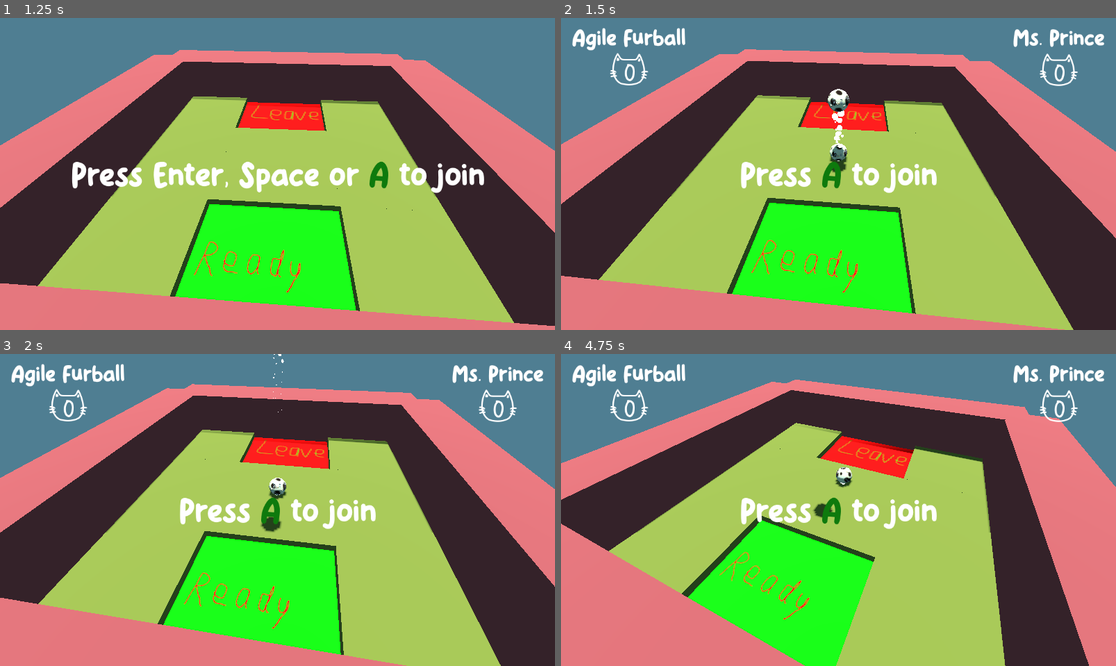
Above: before the commit, frames 1-4 (two rows, left to right).
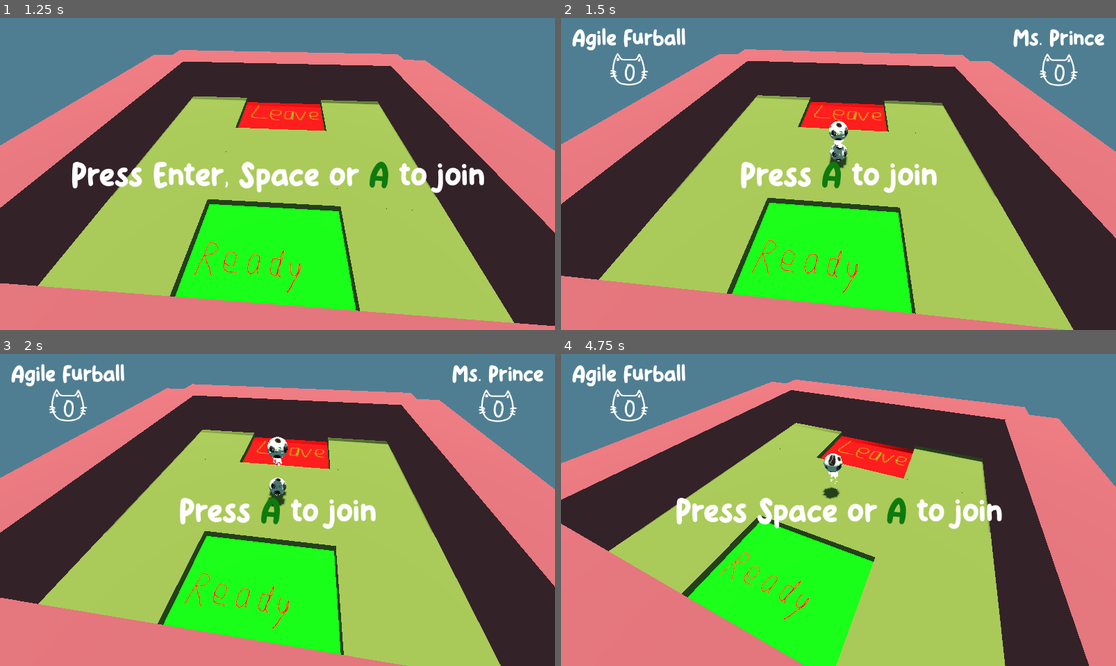
Above: after the commit, the same moments.

Repository: HedgeLizards/ggj24
Game: Godot game, scene res://scenes/start.tscn
The game is run twice, just before and just after one commit, with the same random seed, the same clock (stepped at 60 frames per second) and the same inputs.
Inputs (mouse positions are in pixels of both pictures, inside the frame that each line leads up to):
- Up to frame 1 (1.25 s): click "Play" at 0.5 s
- Up to frame 2 (1.5 s): tap Enter at 1.25 s; move the mouse to (960, 158) at 1.27 s; tap W (join_0) at 1.35 s
- Up to frame 3 (2 s): no input
- Up to frame 4 (4.75 s): move the mouse to (727, 525) at 2.02 s; tap one key every 0.75 s from 2.1 s: Up (join_1) M W (join_0) Up (join_1); move the mouse to (894, 441) at 2.77 s; move the mouse to (810, 572) at 3.52 s; move the mouse to (1005, 556) at 4.27 s

Frame 1 is identical in both runs. In frame 2, 0.5% of the frame differs, in the area x 48-52%, y 22-50%; in frame 3, 0.5%; in frame 4, 3.6%, in the area x 20-98%, y 3-57%.

Commit message:
more push when moving faster

Diff:
--- a/code/player.gd
+++ b/code/player.gd
@@ -3,7 +3,7 @@
 const speed: float = 100
 const max_speed: float = 100
 const jump: float = 30
-const superbounce: float = 10000
+const superbounce: float = 500
 
 func is_on_floor():
 	return %FloorCheck.get_overlapping_bodies().any(func(body): return body is StaticBody3D)
@@ -26,7 +26,7 @@
 
 func _on_body_entered(body):
 	if body.has_method("is_player"):
-		apply_force(-(body.global_position - global_position).normalized()* superbounce)
+		apply_force(-(body.global_position - global_position).normalized()* superbounce * body.linear_velocity.length())
 	#print("bounce")
 
 func is_player():
